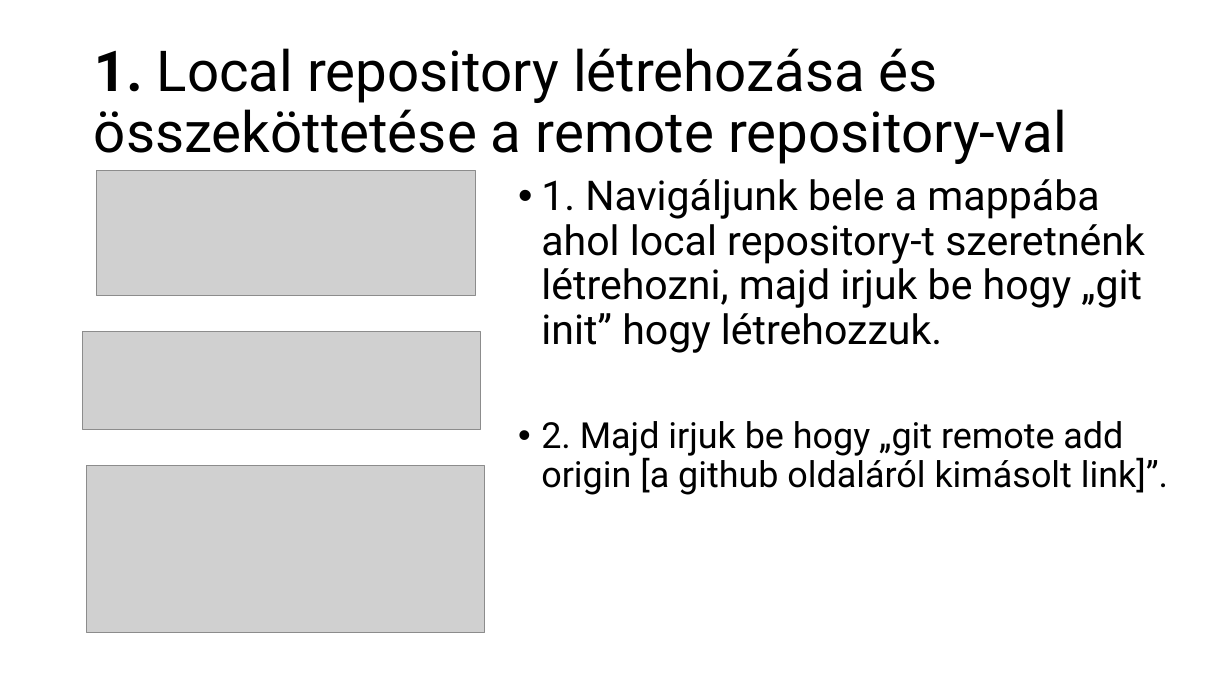
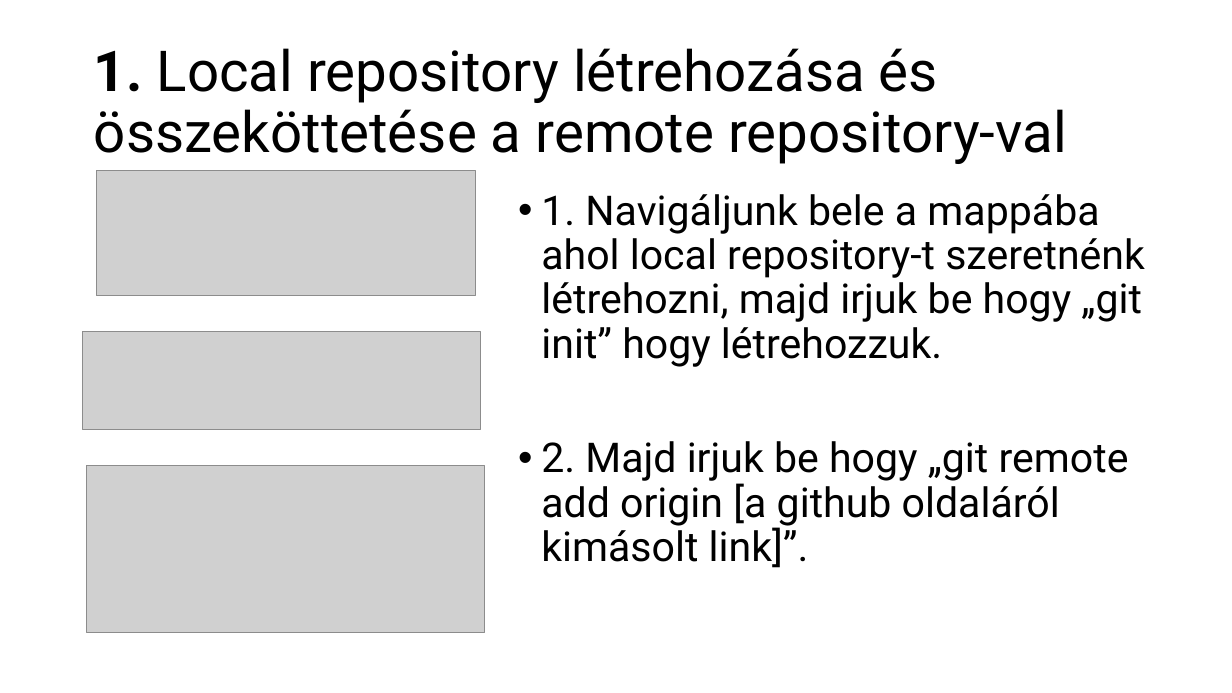
Before and after one commit to BognarBalint/Ikt_Projektmunka_2024-2025_Bogn-r_Roli_Kimi, a slide deck: slide 4 of Git_használat.pptx. Drawn at 1232x693 pixels with LibreOffice and Linux fonts; fonts in the diff are those of the drawing; grey boxes stand for pictures. Boxes give left, top, right and bottom in pixels: in the first picture for what was removed or moved away, otherwise in the second. Text is boxed around its words. In the diff, an @@ line names an element or a change of style, - is before the commit and + after.

```diff
--- a/Git_használat.pptx
+++ b/Git_használat.pptx
@@ text "1. Navigáljunk bele a mappába ...": place and size @@
-text "1. Navigáljunk bele a mappába ..." at [541, 179, 1168, 495]
+text "1. Navigáljunk bele a mappába ..." at [541, 194, 1145, 568]
@@ text at [541, 441, 1129, 568]: size 28 to 32 pt in "2. Majd irjuk be hogy „git remote ..." @@
```
Also in this commit, not shown: 3 other slides changed.
